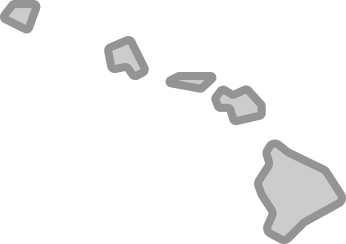
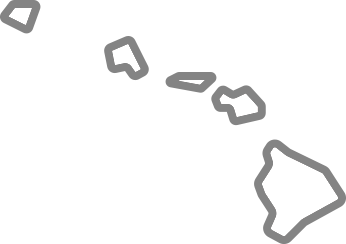
Before/after of a 346x244 layered artwork. What changed in the layer stack:
pixels changed over [0, 0, 346, 244] (layer not identified)
